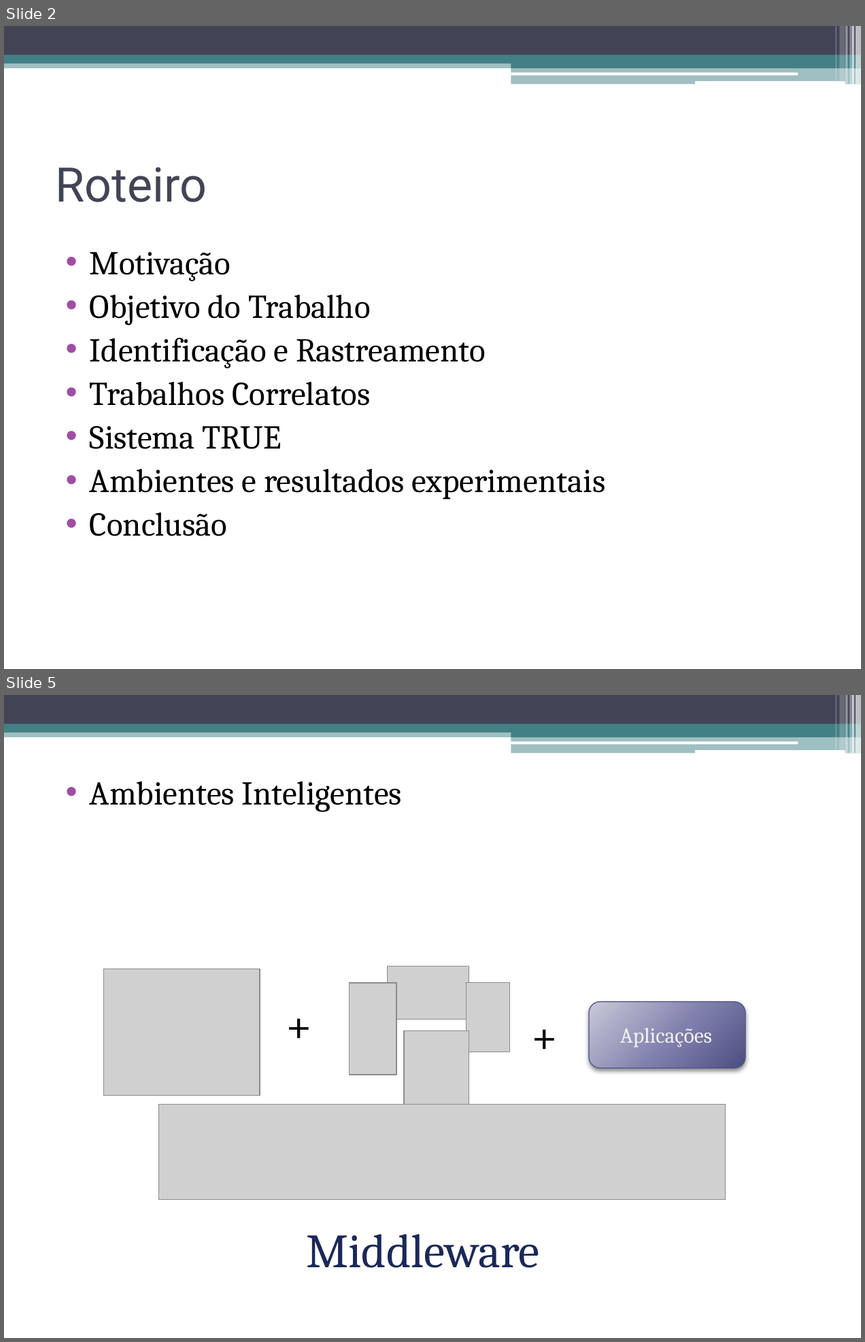
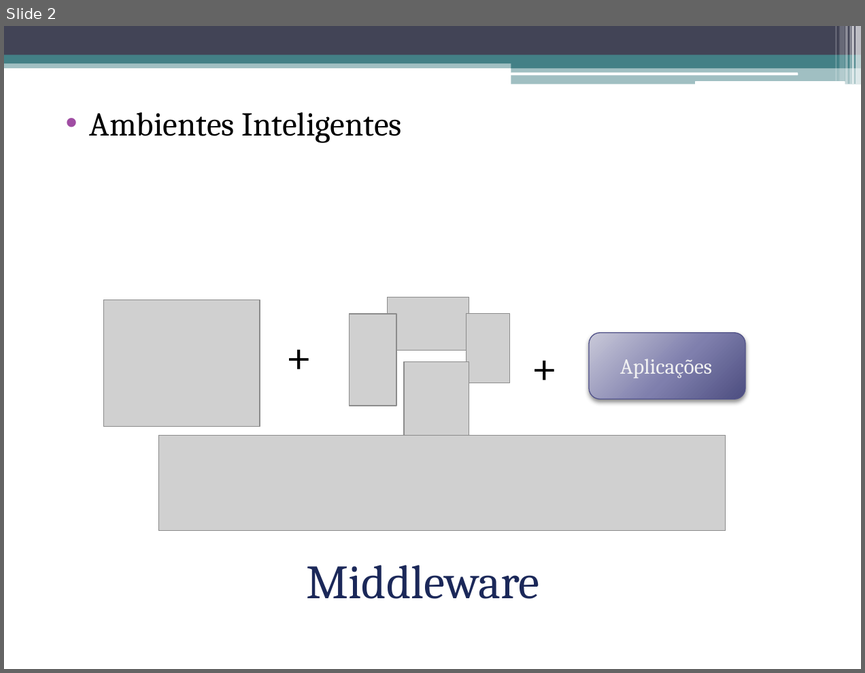
Before and after one commit to talesporto/Artigo-TRUE-SBCUP, a slide deck: apresentacao/ApresentacaoSBCUP.pptx. Shown one above the other, each under a label of ours: slides 2 and 5 before the commit, slide 2 after it; the slides between them are not shown. The pictures are 865x1342 and 865x673 pixels, drawn with LibreOffice and Linux fonts; fonts in the diff are those of the drawing; grey boxes stand for pictures. Boxes give left, top, right and bottom in pixels: in the first picture for what was removed or moved away, otherwise in the second. Text is boxed around its words. In the diff, an @@ line names an element or a change of style, - is before the commit and + after.

```diff
--- a/apresentacao/ApresentacaoSBCUP.pptx
+++ b/apresentacao/ApresentacaoSBCUP.pptx
@@ slide 2 removed at (x1=4, y1=26, x2=861, y2=669), background #FFFFFF; not listed: 13 template elements that a slide beside it also shows @@
@@ title removed at (x1=56, y1=167, x2=207, y2=202) @@
-Roteiro
@@ text removed at (x1=90, y1=252, x2=605, y2=536) @@
-• Motivação
-• Objetivo do Trabalho
-• Identificação e Rastreamento
-• Trabalhos Correlatos
-• Sistema TRUE
-• Ambientes e resultados experimentais
-• Conclusão
@@ what was slide 5 is now slide 2 @@
```
Also in this commit, not shown: 15 slides changed, 9 other slides removed.
